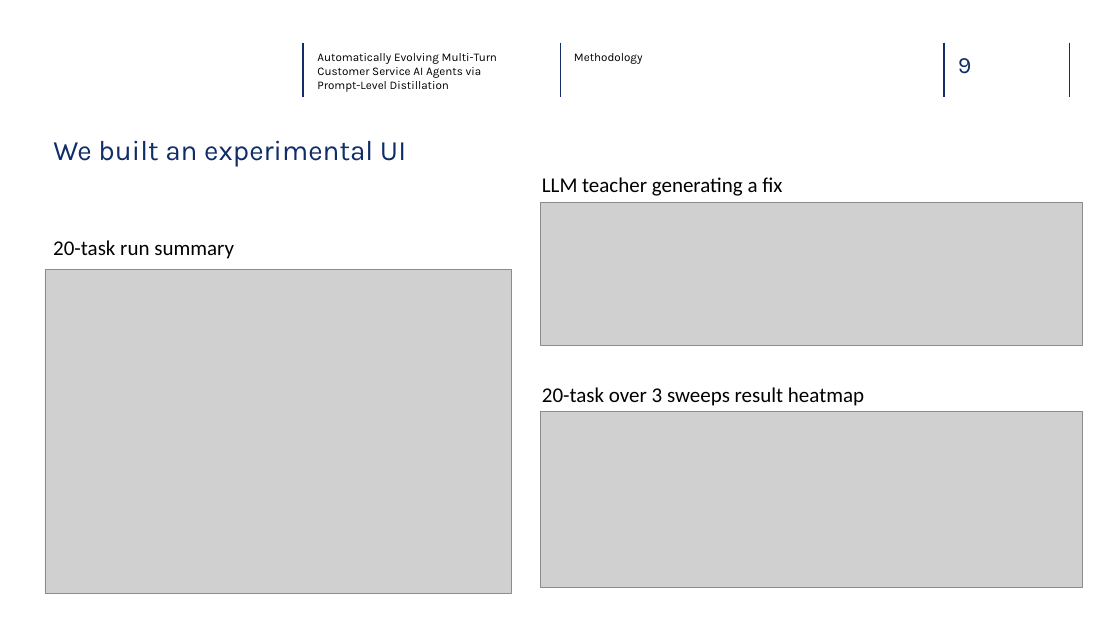
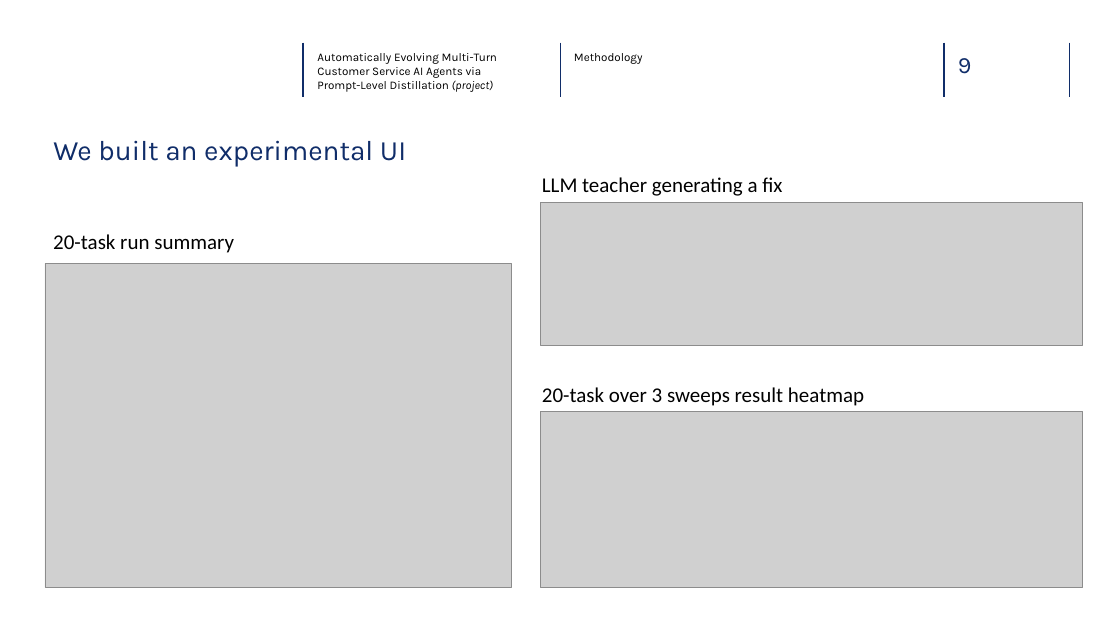
Before and after one commit to glebdementev/tau-evo, a slide deck: slide 10 of slides/defense.pptx. Drawn at 1120x630 pixels with LibreOffice and Linux fonts; fonts in the diff are those of the drawing; grey boxes stand for pictures; background and template pictures are left out. Boxes give left, top, right and bottom in pixels: in the first picture for what was removed or moved away, otherwise in the second. Text is boxed around its words. In the diff, an @@ line names an element or a change of style, - is before the commit and + after.

```diff
--- a/slides/defense.pptx
+++ b/slides/defense.pptx
@@ text at <box>317,53,497,92</box>: text changed @@
-Automatically Evolving Multi-Turn
-Customer Service AI Agents via Prompt-Level Distillation
+Automatically Evolving Multi-Turn
+Customer Service AI Agents via Prompt-Level Distillation (project)
@@ text "20-task run summary": place and size @@
-text "20-task run summary" at <box>53,240,234,259</box>
+text "20-task run summary" at <box>53,234,234,253</box>
@@ picture: place and size @@
-picture at <box>45,270,512,594</box>
+picture at <box>45,264,512,588</box>
```
Also in this commit, not shown: 13 other slides changed, 2 slides added, 2 slides removed, 19 other files.
